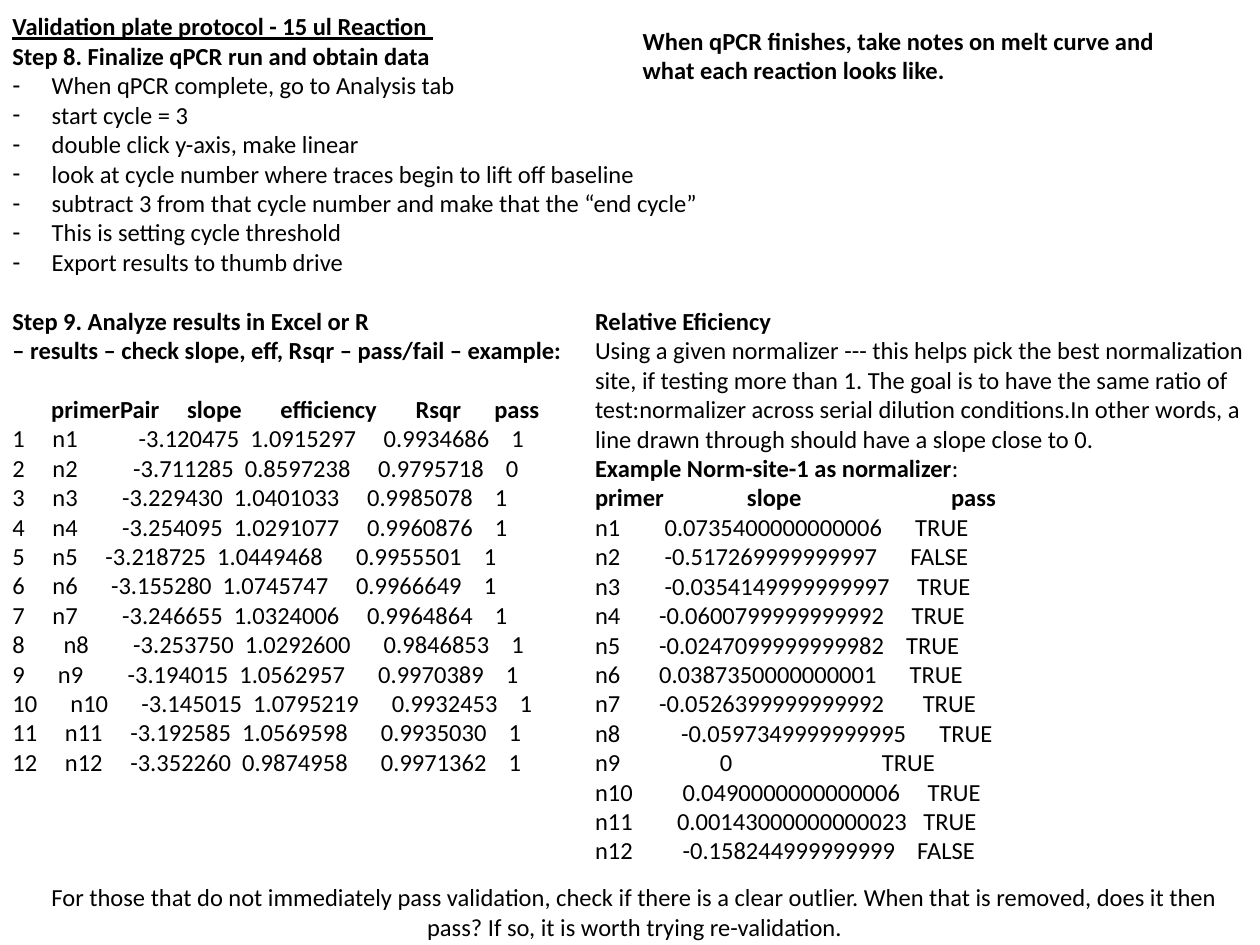
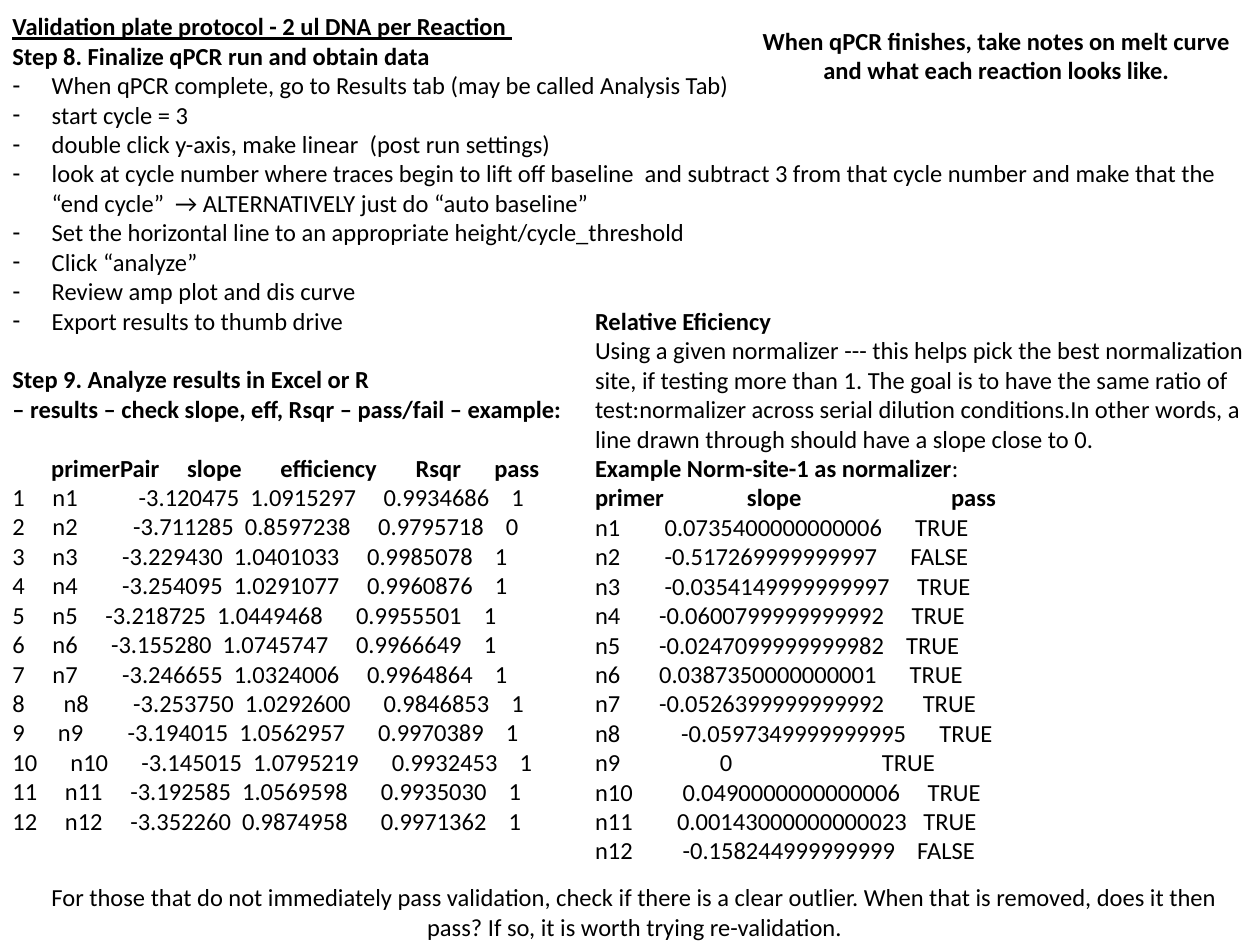
Before and after one commit to JohnUrban/sciara-project-tools, a slide deck: slide 7 of qpcr/qPCR-validation-protocol-template.pptx (slide 6 before the commit). Drawn at 1260x945 pixels with LibreOffice and Linux fonts; fonts in the diff are those of the drawing. Boxes give left, top, right and bottom in pixels: in the first picture for what was removed or moved away, otherwise in the second. Text is boxed around its words. In the diff, an @@ line names an element or a change of style, - is before the commit and + after.

```diff
--- a/qpcr/qPCR-validation-protocol-template.pptx
+++ b/qpcr/qPCR-validation-protocol-template.pptx
@@ text at box(12, 17, 506, 40): text changed @@
-Validation plate protocol - 15 ul Reaction
+Validation plate protocol - 2 ul DNA per Reaction
@@ text "When qPCR finishes, take notes ...": place and size @@
-text "When qPCR finishes, take notes ..." at box(643, 32, 1153, 80)
+text "When qPCR finishes, take notes ..." at box(763, 32, 1229, 80)
@@ text "When qPCR finishes, take notes ..." at box(763, 32, 1229, 80): alignment left to centre @@
@@ text at box(52, 76, 728, 99): text changed @@
-– When qPCR complete, go to Analysis tab
+– When qPCR complete, go to Results tab (may be called Analysis Tab)
@@ text at box(52, 135, 1214, 304): text changed @@
-– double click y-axis, make linear
-– look at cycle number where traces begin to lift off baseline
-– subtract 3 from that cycle number and make that the “end cycle”
-– This is setting cycle threshold
+– double click y-axis, make linear (post run settings)
+– look at cycle number where traces begin to lift off baseline and subtract 3 from that cycle number and make that the “end cycle” → ALTERNATIVELY just do “auto baseline”
+– Set the horizontal line to an appropriate height/cycle_threshold
+– Click “analyze”
+– Review amp plot and dis curve
```
Also in this commit, not shown: 4 other slides changed, 1 slide added, 4 other files.
